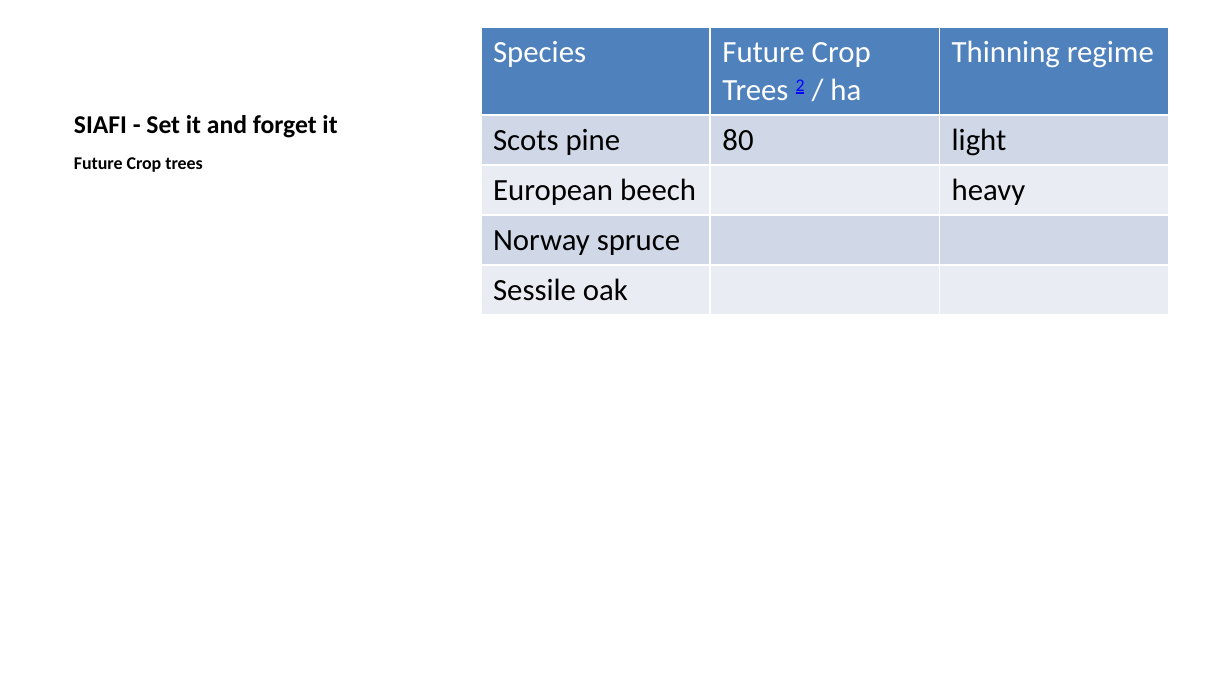
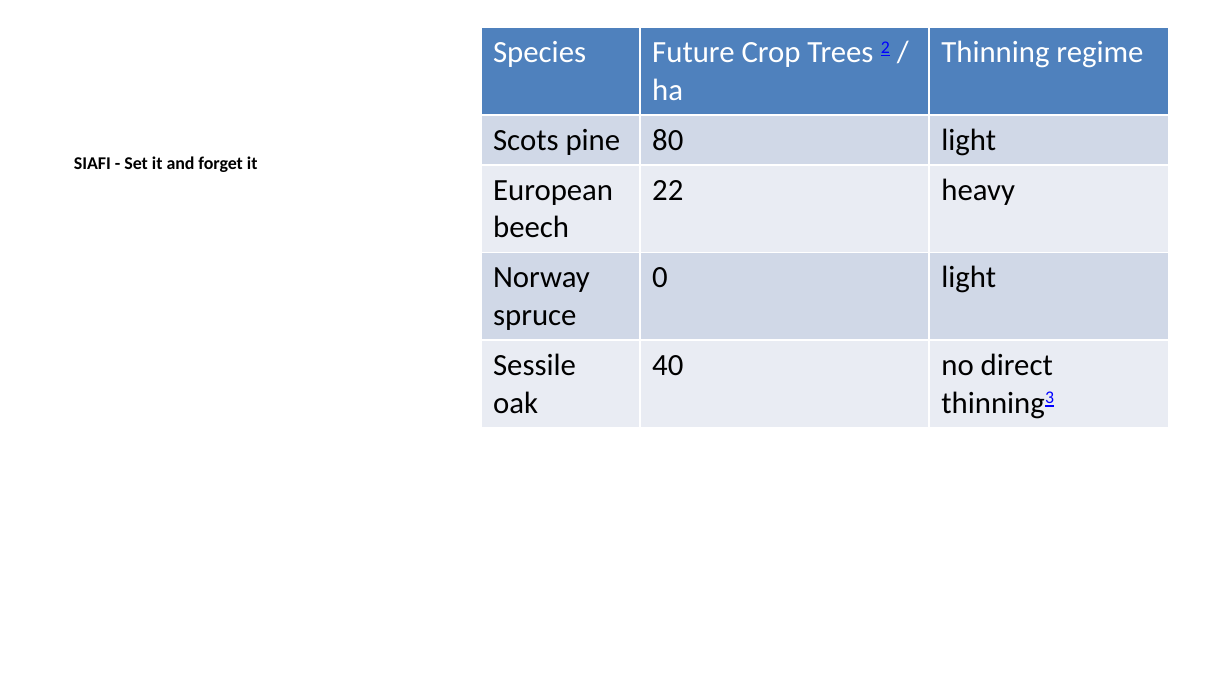
Before and after one commit to TyrannosauruSnacks/forest_management_2025, a slide deck: slide 14 of presentation.pptx (slide 15 before the commit). Drawn at 1232x693 pixels with LibreOffice and Linux fonts; fonts in the diff are those of the drawing. Boxes give left, top, right and bottom in pixels: in the first picture for what was removed or moved away, otherwise in the second. Text is boxed around its words. In the diff, an @@ line names an element or a change of style, - is before the commit and + after.

```diff
--- a/presentation.pptx
+++ b/presentation.pptx
@@ table at [480,27,1168,617] @@
-row 3, column 2: 
+row 3, column 2: 22
-row 4, column 2: 
+row 4, column 2: 0
-row 4, column 3: 
+row 4, column 3: light
-row 5, column 2: 
+row 5, column 2: 40
-row 5, column 3: 
+row 5, column 3: no direct thinning3
@@ text "SIAFI - Set it and ...": place and size @@
-text "SIAFI - Set it and ..." at [74,115,337,138]
+text "SIAFI - Set it and ..." at [74,156,258,172]
@@ text "SIAFI - Set it and ..." at [74,156,258,172]: size 15 to 10.5 pt; more space between paragraphs; vertical alignment bottom to top @@
@@ text removed at [74,157,202,172] @@
-Future Crop trees
```
Also in this commit, not shown: 9 other slides changed, 10 slides added, 4 slides removed, 6 other files.
